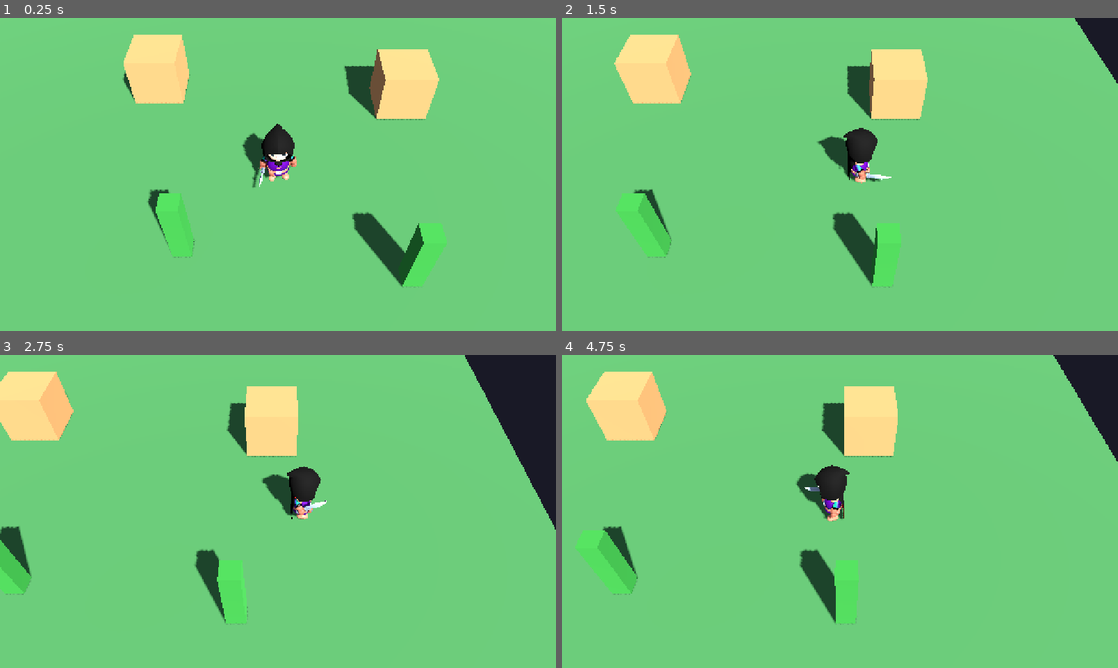
Above: before the commit, frames 1-4 (two rows, left to right).
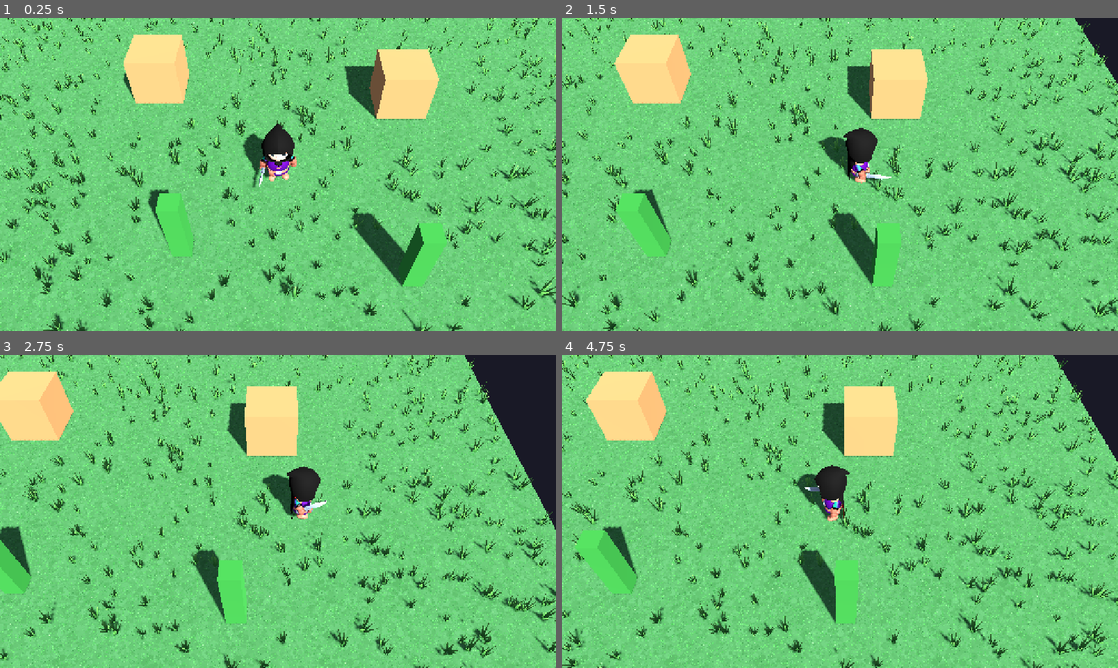
Above: after the commit, the same moments.

Repository: OuterHeavenX/godot-2.5D-rpg
Game: Godot game, scene res://src/world/main.tscn
Same seed, same stepped clock (60 frames per second), same inputs: the game is played once before the commit and once after it.
Inputs (mouse positions are in pixels of both pictures, inside the frame that each line leads up to):
- Up to frame 1 (0.25 s): no input
- Up to frame 2 (1.5 s): move the mouse to (962, 158) at 0.52 s; hold D (move_right) 0.53-1.25 s; click (962, 158) at 0.67 s; drag from (728, 190) to (812, 237) at 1.27 s
- Up to frame 3 (2.75 s): move the mouse to (333, 442) at 2.02 s; hold D (move_right) from 2.03 s (still down)
- Up to frame 4 (4.75 s): release D (move_right) at 2.75 s; drag from (812, 574) to (673, 464) at 2.77 s; move the mouse to (1006, 558) at 3.52 s; hold A (move_left) 3.53-4.25 s; drag from (673, 464) to (756, 433) at 4.27 s

The runs differ from the first frame. In frame 1, 13% of the frame differs, in the area x 0-100%, y 0-100%; in frame 2, 13%; in frame 3, 13%; in frame 4, 13%.

Commit message:
Grassy ground: detailed grass texture + 900 wind-swaying 3D grass tufts

Diff:
--- /dev/null
+++ b/src/world/grass_field.gd
@@ -0,0 +1,89 @@
+extends MultiMeshInstance3D
+## Scatters low-poly grass tufts across the ground using a MultiMesh,
+## with per-instance wind phase for natural sway.
+
+const WIND_SHADER := preload("res://src/world/grass_wind.gdshader")
+const TUFT_COUNT := 900
+const GROUND_SIZE := 30.0
+# Keep tufts out of these spots (x, z, radius): houses, trees, player spawn.
+const CLEARINGS := [
+	[-5.0, -5.0, 2.8], [5.0, -4.0, 2.8],
+	[-3.0, 3.0, 1.6], [4.0, 4.0, 1.6],
+	[0.0, 0.0, 1.6],
+]
+
+func _ready() -> void:
+	var tuft := _build_tuft_mesh()
+	var mm := MultiMesh.new()
+	mm.transform_format = MultiMesh.TRANSFORM_3D
+	mm.use_custom_data = true
+	mm.mesh = tuft
+	mm.instance_count = TUFT_COUNT
+	var rng := RandomNumberGenerator.new()
+	rng.seed = 20260911
+	var placed := 0
+	var guard := 0
+	while placed < TUFT_COUNT and guard < TUFT_COUNT * 20:
+		guard += 1
+		var x := rng.randf_range(-GROUND_SIZE / 2.0, GROUND_SIZE / 2.0)
+		var z := rng.randf_range(-GROUND_SIZE / 2.0, GROUND_SIZE / 2.0)
+		if _in_clearing(x, z):
+			continue
+		var rot := rng.randf_range(0.0, TAU)
+		var scl := rng.randf_range(0.75, 1.35)
+		var t := Transform3D(
+			Basis(Vector3.UP, rot).scaled(Vector3(scl, scl * rng.randf_range(0.85, 1.2), scl)),
+			Vector3(x, 0.0, z))
+		mm.set_instance_transform(placed, t)
+		mm.set_instance_custom_data(placed, Color(rng.randf(), 0.0, 0.0, 1.0))
+		placed += 1
+	multimesh = mm
+	var mat := ShaderMaterial.new()
+	mat.shader = WIND_SHADER
+	material_override = mat
+
+func _in_clearing(x: float, z: float) -> bool:
+	for c in CLEARINGS:
+		var dx: float = x - float(c[0])
+		var dz: float = z - float(c[1])
+		var r: float = float(c[2])
+		if dx * dx + dz * dz < r * r:
+			return true
+	return false
+
+## A tuft of tapered blades fanning out from the base. UV.y is 0 at the
+## base and 1 at the tip so the shader can gradient-color and sway it.
+static func _build_tuft_mesh() -> ArrayMesh:
+	var rng := RandomNumberGenerator.new()
+	rng.seed = 99
+	var verts := PackedVector3Array()
+	var normals := PackedVector3Array()
+	var uvs := PackedVector2Array()
+	var indices := PackedInt32Array()
+	var blades := 8
+	for b in range(blades):
+		var ang := TAU * float(b) / float(blades) + rng.randf_range(-0.3, 0.3)
+		var dir := Vector3(cos(ang), 0.0, sin(ang))
+		var height := rng.randf_range(0.30, 0.52)
+		var lean := rng.randf_range(0.05, 0.22)
+		var half_w := rng.randf_range(0.030, 0.045)
+		var side := Vector3(-dir.z, 0.0, dir.x)
+		var base := dir * rng.randf_range(0.0, 0.05)
+		var tip := base + dir * lean + Vector3.UP * height
+		var v0 := base - side * half_w
+		var v1 := base + side * half_w
+		var v2 := tip
+		var start := verts.size()
+		verts.append_array([v0, v1, v2])
+		normals.append_array([Vector3.UP, Vector3.UP, Vector3.UP])
+		uvs.append_array([Vector2(0.0, 0.0), Vector2(1.0, 0.0), Vector2(0.5, 1.0)])
+		indices.append_array([start, start + 1, start + 2])
+	var arrays := []
+	arrays.resize(Mesh.ARRAY_MAX)
+	arrays[Mesh.ARRAY_VERTEX] = verts
+	arrays[Mesh.ARRAY_NORMAL] = normals
+	arrays[Mesh.ARRAY_TEX_UV] = uvs
+	arrays[Mesh.ARRAY_INDEX] = indices
+	var mesh := ArrayMesh.new()
+	mesh.add_surface_from_arrays(Mesh.PRIMITIVE_TRIANGLES, arrays)
+	return mesh
--- /dev/null
+++ b/src/world/grass_wind.gdshader
@@ -0,0 +1,24 @@
+shader_type spatial;
+render_mode cull_disabled, diffuse_lambert;
+
+// Stylized grass tuft: gradient from base to tip, gentle wind sway.
+// Per-instance phase comes from the MultiMesh custom data (red channel).
+
+uniform vec4 color_base : source_color = vec4(0.15, 0.36, 0.15, 1.0);
+uniform vec4 color_tip : source_color = vec4(0.45, 0.70, 0.30, 1.0);
+uniform float sway_strength = 0.07;
+uniform float sway_speed = 2.4;
+
+void vertex() {
+	float h = clamp(UV.y, 0.0, 1.0);
+	float phase = INSTANCE_CUSTOM.x * 6.28318;
+	float sway = sin(TIME * sway_speed + phase) * sway_strength * h * h;
+	VERTEX.x += sway;
+	VERTEX.z += sway * 0.6;
+}
+
+void fragment() {
+	float h = clamp(UV.y, 0.0, 1.0);
+	ALBEDO = mix(color_base.rgb, color_tip.rgb, h);
+	ROUGHNESS = 0.95;
+}
--- a/src/world/main.tscn
+++ b/src/world/main.tscn
@@ -3,6 +3,8 @@
 [ext_resource type="Script" path="res://src/camera/camera_rig.gd" id="1_camerarig"]
 [ext_resource type="PackedScene" path="res://src/player/player.tscn" id="2_player"]
 [ext_resource type="PackedScene" path="res://src/ui/touch_controls.tscn" id="3_touch"]
+[ext_resource type="Script" path="res://src/world/grass_field.gd" id="4_grassfield"]
+[ext_resource type="Texture2D" path="res://src/world/grass_ground.png" id="5_grasstex"]
 
 [sub_resource type="Environment" id="Environment_main"]
 background_mode = 1
@@ -16,8 +18,10 @@
 size = Vector2(30, 30)
 
 [sub_resource type="StandardMaterial3D" id="StandardMaterial3D_ground"]
-albedo_color = Color(0.25, 0.45, 0.25, 1)
-roughness = 0.9
+albedo_color = Color(1, 1, 1, 1)
+albedo_texture = ExtResource("5_grasstex")
+uv1_scale = Vector3(12, 12, 12)
+roughness = 0.95
 
 [sub_resource type="BoxShape3D" id="BoxShape3D_ground"]
 size = Vector3(30, 1, 30)
@@ -93,3 +97,6 @@
 transform = Transform3D(1, 0, 0, 0, 1, 0, 0, 0, 1, 0, 0.1, 0)
 
 [node name="TouchControls" parent="." instance=ExtResource("3_touch")]
+
+[node name="GrassField" type="MultiMeshInstance3D" parent="."]
+script = ExtResource("4_grassfield")
Not shown, added: src/world/grass_field.gd.uid
Binary file added: src/world/grass_ground.png
Not shown, added: src/world/grass_ground.png.import
Not shown, added: src/world/grass_wind.gdshader.uid
Not shown, added: tools/grass_tile_check.png.import
Not shown, added: tools/validate_grass.gd.uid
Not shown, changed: docs/index.html
Not shown, changed: docs/index.pck
